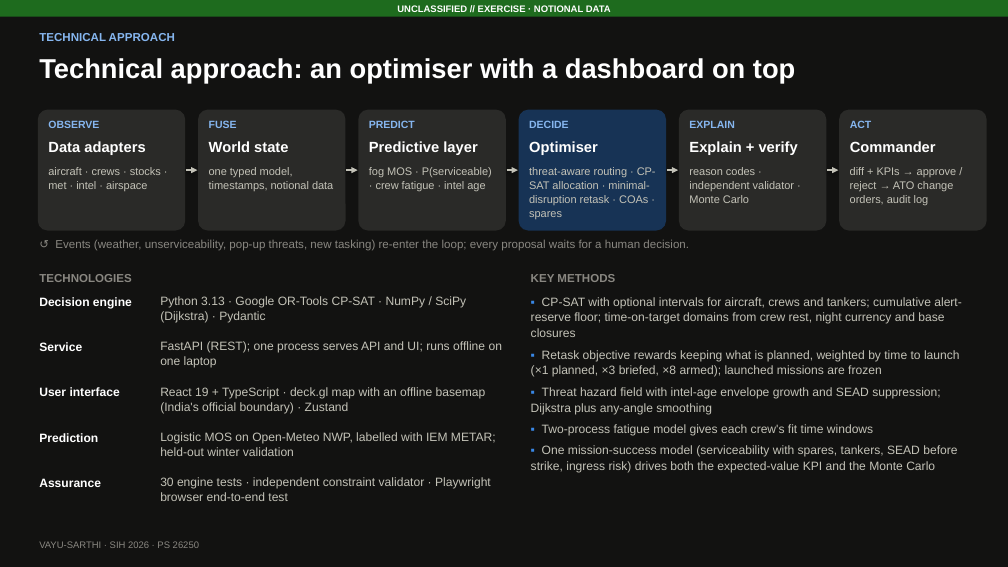
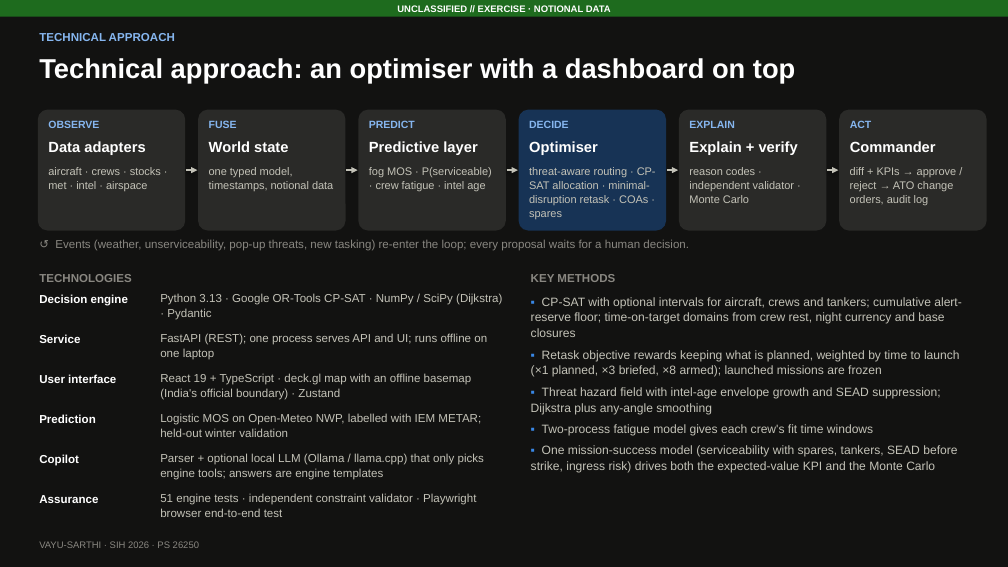
Before and after one commit to DeepakSinghhh/Air-power-Dynamic, a slide deck: slide 3 of docs/VAYU-SARTHI_SIH2026_idea.pptx. Drawn at 1008x567 pixels with LibreOffice and Linux fonts; fonts in the diff are those of the drawing. Boxes give left, top, right and bottom in pixels: in the first picture for what was removed or moved away, otherwise in the second. Text is boxed around its words. In the diff, an @@ line names an element or a change of style, - is before the commit and + after.

```diff
--- a/docs/VAYU-SARTHI_SIH2026_idea.pptx
+++ b/docs/VAYU-SARTHI_SIH2026_idea.pptx
@@ text "Service": place and size @@
-text "Service" at <box>39,342,82,351</box>
+text "Service" at <box>39,334,80,343</box>
@@ text "FastAPI (REST); one process serves ...": place and size @@
-text "FastAPI (REST); one process serves ..." at <box>160,341,502,368</box>
+text "FastAPI (REST); one process serves ..." at <box>160,333,487,359</box>
@@ text "User interface": place and size @@
-text "User interface" at <box>39,387,120,396</box>
+text "User interface" at <box>39,374,116,383</box>
@@ text "React 19 + TypeScript · ...": place and size @@
-text "React 19 + TypeScript · ..." at <box>160,387,486,413</box>
+text "React 19 + TypeScript · ..." at <box>160,373,472,400</box>
@@ text "Prediction": place and size @@
-text "Prediction" at <box>39,433,98,442</box>
+text "Prediction" at <box>39,414,96,423</box>
@@ text "Logistic MOS on Open-Meteo NWP, ...": place and size @@
-text "Logistic MOS on Open-Meteo NWP, ..." at <box>160,432,496,456</box>
+text "Logistic MOS on Open-Meteo NWP, ..." at <box>160,413,481,437</box>
@@ text added at <box>39,454,79,466</box>, 11 pt, text #FFFFFF, bold @@
+Copilot
@@ text added at <box>160,453,484,480</box>, 11 pt, text #C3C2B7 @@
+Parser + optional local LLM (Ollama / llama.cpp) that only picks engine tools; answers are engine templates
@@ size 11.5 to 11 pt in 9 elements at <box>39,294,128,306</box>, <box>160,293,502,320</box>, <box>39,334,80,343</box>, <box>160,333,487,359</box>, <box>39,374,116,383</box>, <box>160,373,472,400</box>, <box>39,414,96,423</box>, <box>160,413,481,437</box>, <box>39,495,98,503</box> @@
@@ text "Assurance": place and size @@
-text "Assurance" at <box>39,478,101,487</box>
+text "Assurance" at <box>39,495,98,503</box>
@@ text at <box>160,493,476,517</box>: text changed; size 11.5 to 11 pt @@
-30 engine tests · independent constraint validator · Playwright browser end-to-end test
+51 engine tests · independent constraint validator · Playwright browser end-to-end test
```
Also in this commit, not shown: 3 other slides changed, 21 other files.
